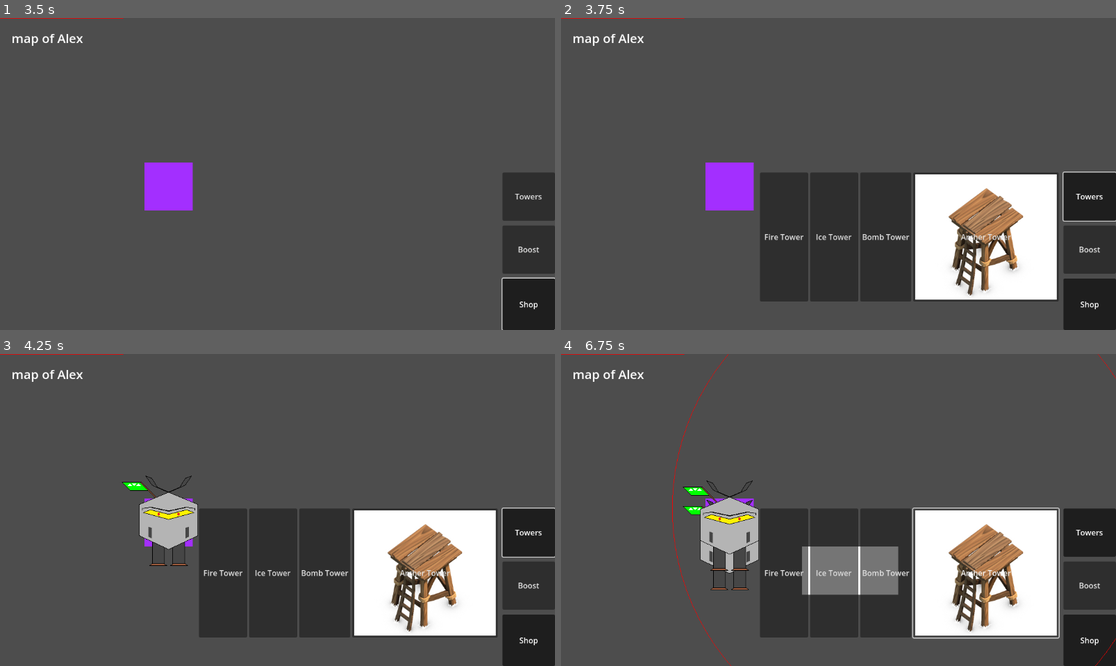
Above: before the commit, frames 1-4 (two rows, left to right).
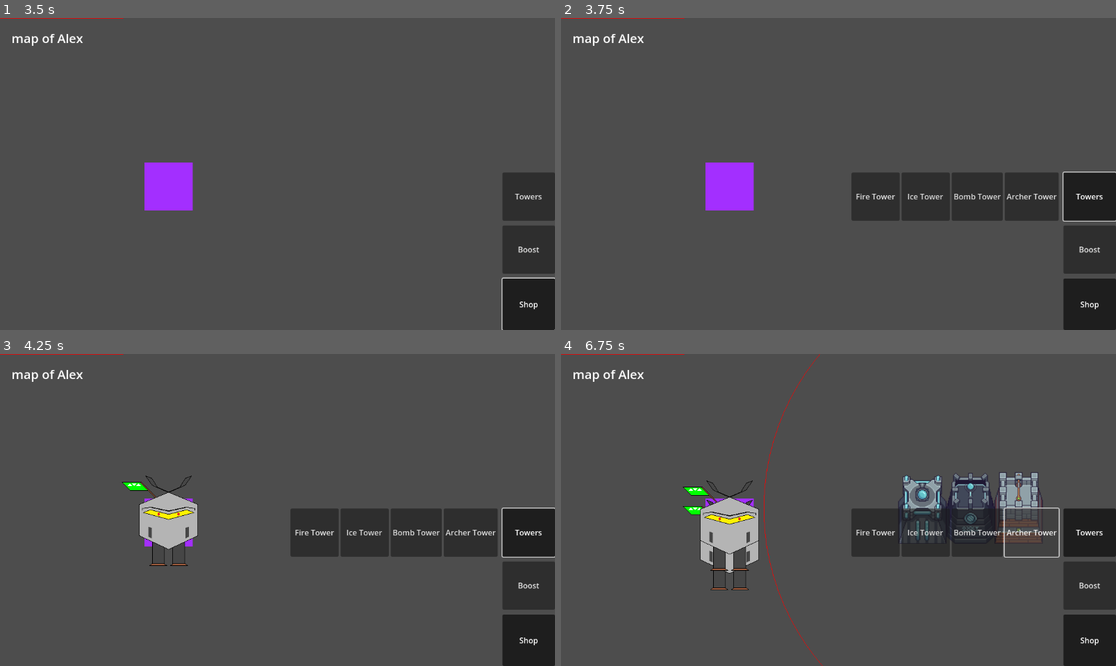
Above: after the commit, the same moments.

Repository: m-conti/melonjam2023
Game: Godot game, scene res://game.tscn
Same seed, same stepped clock (60 frames per second), same inputs: the game is played once before the commit and once after it.
Inputs (mouse positions are in pixels of both pictures, inside the frame that each line leads up to):
- Up to frame 1 (3.5 s): click (255, 155) at 0.52 s; type "Alex" at 0.6 s; click "Host" at 1.25 s; click "START!" at 2 s; click "Shop" at 2.75 s
- Up to frame 2 (3.75 s): click "Towers" at 3.5 s
- Up to frame 3 (4.25 s): no input
- Up to frame 4 (6.75 s): click "Fire Tower" at 4.25 s; click "Ice Tower" at 5 s; click "Bomb Tower" at 5.75 s; click "Archer Tower" at 6.5 s

Frame 1 is identical in both runs. In frame 2, 20% of the frame differs, in the area x 35-90%, y 49-91%; in frame 3, 20%; in frame 4, 22%, in the area x 20-100%, y 0-100%.

Commit message:
tower disign

Diff:
--- a/Entities/Tower.tscn
+++ b/Entities/Tower.tscn
@@ -15,9 +15,11 @@
 [node name="tower" type="Node2D"]
 script = ExtResource("1_4doac")
 
-[node name="Sprite2D" type="Sprite2D" parent="."]
+[node name="BaseSprite" type="Sprite2D" parent="."]
 scale = Vector2(100, 100)
 texture = SubResource("GradientTexture1D_xqc07")
+
+[node name="WeaponSprite" type="Sprite2D" parent="."]
 
 [node name="Area2D" type="Area2D" parent="."]
 
--- a/HUD/HUD.tscn
+++ b/HUD/HUD.tscn
@@ -1,13 +1,12 @@
-[gd_scene load_steps=19 format=3 uid="uid://dr5tn4o0pbc0o"]
+[gd_scene load_steps=18 format=3 uid="uid://dr5tn4o0pbc0o"]
 
 [ext_resource type="Script" path="res://HUD/HUD.gd" id="1_3yk4g"]
 [ext_resource type="Script" path="res://HUD/Buttons/MenuBar.gd" id="1_vcj4m"]
 [ext_resource type="ButtonGroup" uid="uid://pevhaqpsd8fq" path="res://HUD/Buttons/SubShop.tres" id="2_2hxj8"]
 [ext_resource type="Script" path="res://HUD/Buttons/TowerButton.gd" id="3_yfwwx"]
 [ext_resource type="PackedScene" uid="uid://cnkovvaqbfwqo" path="res://Towers/FireTower.tscn" id="4_n7tev"]
-[ext_resource type="PackedScene" path="res://Towers/IceTower.tscn" id="5_tdlmk"]
-[ext_resource type="PackedScene" path="res://Towers/BombTower.tscn" id="6_158jl"]
-[ext_resource type="Texture2D" uid="uid://dqoso3dfi3lah" path="res://Towers/ArcherTower.jpg" id="7_382pc"]
+[ext_resource type="PackedScene" uid="uid://cuhygbww0otik" path="res://Towers/IceTower.tscn" id="5_tdlmk"]
+[ext_resource type="PackedScene" uid="uid://cgiry6ketavbj" path="res://Towers/BombTower.tscn" id="6_158jl"]
 [ext_resource type="PackedScene" uid="uid://cx5x7gr3i3jt8" path="res://Towers/ArcherTower.tscn" id="7_pdln5"]
 [ext_resource type="Script" path="res://HUD/Buttons/SpawnerButton.gd" id="8_ok5js"]
 [ext_resource type="PackedScene" uid="uid://cij1o64untoon" path="res://Entities/Spawner.tscn" id="9_f0wej"]
@@ -103,7 +102,6 @@
 layout_mode = 2
 size_flags_vertical = 3
 text = "Archer Tower"
-icon = ExtResource("7_382pc")
 icon_alignment = 1
 script = ExtResource("3_yfwwx")
 instance = ExtResource("7_pdln5")
--- a/Towers/ArcherTower.tscn
+++ b/Towers/ArcherTower.tscn
@@ -1,17 +1,26 @@
-[gd_scene load_steps=4 format=3 uid="uid://cx5x7gr3i3jt8"]
+[gd_scene load_steps=5 format=3 uid="uid://cx5x7gr3i3jt8"]
 
 [ext_resource type="PackedScene" uid="uid://cwrl1q31ff0xu" path="res://Entities/Tower.tscn" id="1_6unlv"]
 [ext_resource type="Script" path="res://Towers/ArcherTower.gd" id="2_iq0s0"]
-[ext_resource type="Texture2D" uid="uid://dqoso3dfi3lah" path="res://Towers/ArcherTower.jpg" id="3_jfs1p"]
+[ext_resource type="Texture2D" uid="uid://bl3l6vqgx5vux" path="res://Assets/Foozle_2DS0017_Spire_TowerPack_1/Towers bases/PNGs/Tower 01.png" id="3_7ut1b"]
+[ext_resource type="Texture2D" uid="uid://di0r7dn023f2y" path="res://Assets/Foozle_2DS0017_Spire_TowerPack_1/Towers Weapons/Tower 01/Spritesheets/Tower 01 - Level 01 - Weapon.png" id="4_soyht"]
 
 [node name="tower" instance=ExtResource("1_6unlv")]
 script = ExtResource("2_iq0s0")
 damage = 7
 attack_cooldown = 0.4
 
-[node name="Sprite2D" parent="." index="0"]
-scale = Vector2(0.34, 0.385)
-texture = ExtResource("3_jfs1p")
+[node name="BaseSprite" parent="." index="0"]
+scale = Vector2(1.563, 1.389)
+texture = ExtResource("3_7ut1b")
+offset = Vector2(2.08165e-12, -32)
+hframes = 3
 
-[node name="Area2D" parent="." index="1"]
+[node name="WeaponSprite" parent="." index="1"]
+scale = Vector2(1.042, 1.042)
+texture = ExtResource("4_soyht")
+offset = Vector2(2.08165e-12, -58)
+hframes = 6
+
+[node name="Area2D" parent="." index="2"]
 visible = false
--- a/Towers/BombTower.tscn
+++ b/Towers/BombTower.tscn
@@ -1,9 +1,23 @@
-[gd_scene load_steps=3 format=3 uid="uid://cgiry6ketavbj"]
+[gd_scene load_steps=5 format=3 uid="uid://cgiry6ketavbj"]
 
 [ext_resource type="PackedScene" uid="uid://cwrl1q31ff0xu" path="res://Entities/Tower.tscn" id="1_hup7y"]
 [ext_resource type="Script" path="res://Towers/BombTower.gd" id="2_g047q"]
+[ext_resource type="Texture2D" uid="uid://cfc7ee42s5xnj" path="res://Assets/Foozle_2DS0018_Spire_TowerPack_2/Towers bases/PNGs/Tower 04.png" id="3_jjxri"]
+[ext_resource type="Texture2D" uid="uid://fw05ifxo67s4" path="res://Assets/Foozle_2DS0018_Spire_TowerPack_2/Towers Weapons/Tower 04/PNGs/Tower 04 - Level 01 - Weapon.png" id="4_bggfr"]
 
 [node name="tower" instance=ExtResource("1_hup7y")]
 script = ExtResource("2_g047q")
 damage_radius = 1000.0
 damage = 100
+
+[node name="BaseSprite" parent="." index="0"]
+scale = Vector2(1.563, 1.389)
+texture = ExtResource("3_jjxri")
+offset = Vector2(2.08165e-12, -32)
+hframes = 3
+
+[node name="WeaponSprite" parent="." index="1"]
+scale = Vector2(0.781, 0.781)
+texture = ExtResource("4_bggfr")
+offset = Vector2(2.08165e-12, -100)
+hframes = 17
--- a/Towers/FireTower.tscn
+++ b/Towers/FireTower.tscn
@@ -1,5 +1,19 @@
-[gd_scene load_steps=2 format=3 uid="uid://cnkovvaqbfwqo"]
+[gd_scene load_steps=4 format=3 uid="uid://cnkovvaqbfwqo"]
 
 [ext_resource type="PackedScene" uid="uid://cwrl1q31ff0xu" path="res://Entities/Tower.tscn" id="1_46fn7"]
+[ext_resource type="Texture2D" uid="uid://ca8mg1u6hs2xe" path="res://Assets/Foozle_2DS0020_Spire_TowerPack_4/Towers bases/PNGs/Tower 07.png" id="2_evkxl"]
+[ext_resource type="Texture2D" uid="uid://hho4lpxw5bd1" path="res://Assets/Foozle_2DS0020_Spire_TowerPack_4/Towers Weapons/Tower 07/Spritesheets/Tower 07 - Level 01 - Weapon.png" id="3_msywa"]
 
 [node name="tower" instance=ExtResource("1_46fn7")]
+
+[node name="BaseSprite" parent="." index="0"]
+scale = Vector2(1.563, 1.389)
+texture = ExtResource("2_evkxl")
+offset = Vector2(2.08165e-12, -32)
+hframes = 3
+
+[node name="WeaponSprite" parent="." index="1"]
+scale = Vector2(1.563, 1.563)
+texture = ExtResource("3_msywa")
+offset = Vector2(2.08165e-12, -37)
+hframes = 6
--- a/Towers/IceTower.tscn
+++ b/Towers/IceTower.tscn
@@ -1,10 +1,26 @@
-[gd_scene load_steps=3 format=3 uid="uid://cuhygbww0otik"]
+[gd_scene load_steps=5 format=3 uid="uid://cuhygbww0otik"]
 
 [ext_resource type="PackedScene" uid="uid://cwrl1q31ff0xu" path="res://Entities/Tower.tscn" id="1_v1doj"]
 [ext_resource type="Script" path="res://Towers/IceTower.gd" id="2_hd4r2"]
+[ext_resource type="Texture2D" uid="uid://bxmuoxe1feph" path="res://Assets/Foozle_2DS0019_Spire_TowerPack_3/Towers bases/PNGs/Tower 05.png" id="3_h5nje"]
+[ext_resource type="Texture2D" uid="uid://ckjsprjqhelg5" path="res://Assets/Foozle_2DS0019_Spire_TowerPack_3/Towers Weapons/Tower 05/Spritesheets/Tower 05 - Level 01 - Weapon.png" id="4_t5vrb"]
 
 [node name="tower" instance=ExtResource("1_v1doj")]
 script = ExtResource("2_hd4r2")
 speed_factor = 0.5
 duration = 1.0
 attacking_type = 5
+
+[node name="BaseSprite" parent="." index="0"]
+scale = Vector2(1.563, 1.389)
+texture = ExtResource("3_h5nje")
+offset = Vector2(2.08165e-12, -32)
+hframes = 3
+
+[node name="WeaponSprite" parent="." index="1"]
+scale = Vector2(1.042, 1.042)
+texture = ExtResource("4_t5vrb")
+offset = Vector2(2.08165e-12, -65)
+hframes = 29
+vframes = 2
+frame = 29
--- a/map.tscn
+++ b/map.tscn
@@ -3,19 +3,15 @@
 [ext_resource type="Script" path="res://Map.gd" id="1_vd1cq"]
 [ext_resource type="PackedScene" uid="uid://dr5tn4o0pbc0o" path="res://HUD/HUD.tscn" id="2_hm6il"]
 
-[sub_resource type="TileSet" id="TileSet_yjbcu"]
+[sub_resource type="SceneReplicationConfig" id="SceneReplicationConfig_dbbrf"]
+
+[sub_resource type="TileSet" id="TileSet_8ovdc"]
 tile_size = Vector2i(100, 100)
-
-[sub_resource type="SceneReplicationConfig" id="SceneReplicationConfig_dbbrf"]
 
 [node name="1" type="Node2D"]
 script = ExtResource("1_vd1cq")
 
 [node name="HUD" parent="." instance=ExtResource("2_hm6il")]
-
-[node name="TileMap" type="TileMap" parent="."]
-tile_set = SubResource("TileSet_yjbcu")
-format = 2
 
 [node name="MultiplayerSynchronizer" type="MultiplayerSynchronizer" parent="."]
 replication_config = SubResource("SceneReplicationConfig_dbbrf")
@@ -25,3 +21,8 @@
 spawn_path = NodePath("../SyncContainer")
 
 [node name="SyncContainer" type="Node2D" parent="."]
+
+[node name="TileMap" type="TileMap" parent="."]
+position = Vector2(124, 76)
+tile_set = SubResource("TileSet_8ovdc")
+format = 2
Binary file added: Assets/Foozle_2DC0027_Spire_EnemyPack_1_Flying/Flying/Aseprite/Clampbeetle.aseprite
Binary file added: Assets/Foozle_2DC0027_Spire_EnemyPack_1_Flying/Flying/Aseprite/Firewasp.aseprite
Binary file added: Assets/Foozle_2DC0027_Spire_EnemyPack_1_Flying/Flying/Aseprite/Flying Locust.aseprite
Binary file added: Assets/Foozle_2DC0027_Spire_EnemyPack_1_Flying/Flying/Aseprite/Voidbutterfly.aseprite
Binary file added: Assets/Foozle_2DC0027_Spire_EnemyPack_1_Flying/Flying/Previews/Clampbeetle.gif
Binary file added: Assets/Foozle_2DC0027_Spire_EnemyPack_1_Flying/Flying/Previews/Firewasp.gif
Binary file added: Assets/Foozle_2DC0027_Spire_EnemyPack_1_Flying/Flying/Previews/Flying Locust.gif
Binary file added: Assets/Foozle_2DC0027_Spire_EnemyPack_1_Flying/Flying/Previews/Voidbutterfly.gif
Binary file added: Assets/Foozle_2DC0027_Spire_EnemyPack_1_Flying/Flying/Spritesheets/Clampbeetle.png
Not shown, added: Assets/Foozle_2DC0027_Spire_EnemyPack_1_Flying/Flying/Spritesheets/Clampbeetle.png.import
Binary file added: Assets/Foozle_2DC0027_Spire_EnemyPack_1_Flying/Flying/Spritesheets/Firewasp.png
Not shown, added: Assets/Foozle_2DC0027_Spire_EnemyPack_1_Flying/Flying/Spritesheets/Firewasp.png.import
(and 314 more such lines)
